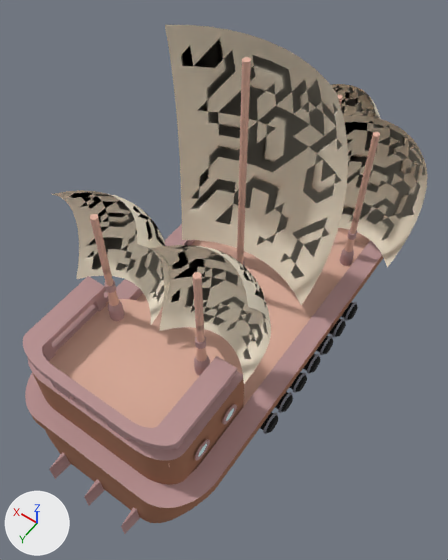
Before and after pictures for a commit that changed the OBJ model assets/player_ship_3.obj.
The view is the same before and after, from a 50 mm lens placed at (-2.45, 4.91, 8.74), pointed at (0.77, 0.41, 1.66). The lights are fixed; the arrows at lower left show +X, +Y and +Z. Where no turn or scale is listed for an object, it has been applied to the vertices.

In view in the first picture: 'player_ship_3'.
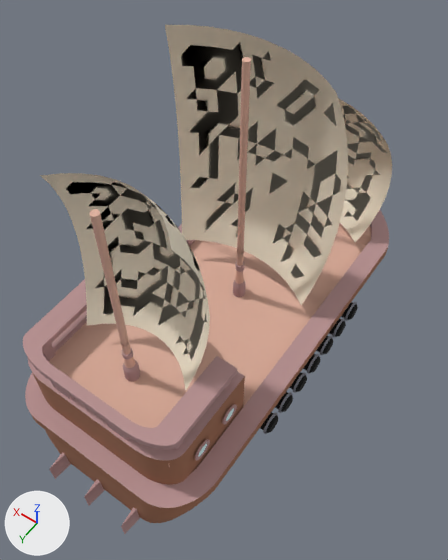
The change, as a list of edits to the scene's bpy script:
```text
Change me_player_ship_3:
    used by ob_player_ship_3; location = (0.0, 0.0, 0.0)
    remove me_player_ship_3.from_pydata(...)  # 7758 vertices, 16722 faces; spans x -1.04..2.84, y -3.7..3.6, z -0.82..4.85
    add me_player_ship_3.from_pydata(...)  # 6603 vertices, 14562 faces; spans x -0.81..2.6, y -3.64..3.6, z -0.82..4.85
    me_player_ship_3 part 1: the loose piece of 216 vertices spanning x 0.1..0.3, y 1.6..1.8, z 1.4..2.6 is scaled about its middle by (1, 1, 0.7), then moved by (0.7, 0.6, -0.08)
    me_player_ship_3 part 2: a new loose piece, a 24-sided cylinder along z spanning x 0.851..0.949, y 2.251..2.349, z 2.27..4.545, in mat_wood (beige #e0b29f)
    me_player_ship_3 part 3: the loose piece of 121 vertices spanning x 0.16..1.44, y -3.7..-2.87, z 1.15..2.8 is scaled about its middle by (2.12, 1, 1.38), then moved by (0.16, 0.8, -0.02)
    me_player_ship_3 part 4: the loose piece of 121 vertices spanning x -0.6..1.0, y 0.9..1.73, z 1.85..3.5 is scaled about its middle by (1.22, 1, 1.61), then moved by (0.68, 0.5, 0.52)
    me_player_ship_3 part 5: 11 loose pieces with 1251 vertices, spanning x -1.04..2.84, y -2.95..1.8, z 0.5..3.5, are deleted
    me_player_ship_3 part 6
    102 faces are deleted
    102 new faces join them, mat_tan (white #f7ecd5)
```

Where the change shows, as pixel boxes [x1, y1, x2, y2] in the pictures (448 x 560 px; the box of a moved part takes in the faces that stretch with it):
'player_ship_3', reshaped (9% narrower): before [23, 25, 428, 534]; after [23, 25, 392, 534]
part 1 of me_player_ship_3, moved or reshaped: before [194, 324, 210, 376]; after [121, 343, 140, 382]
part 2 of me_player_ship_3, added: after [89, 209, 129, 347]
part 3 of me_player_ship_3, moved or reshaped: before [331, 84, 380, 119]; after [338, 98, 392, 242]
part 4 of me_player_ship_3, moved or reshaped: before [149, 245, 271, 384]; after [40, 173, 210, 390]
part 5 of me_player_ship_3, deleted: before [52, 95, 428, 331]
part 6 of me_player_ship_3, moved or reshaped: [168, 25, 348, 293] in both
